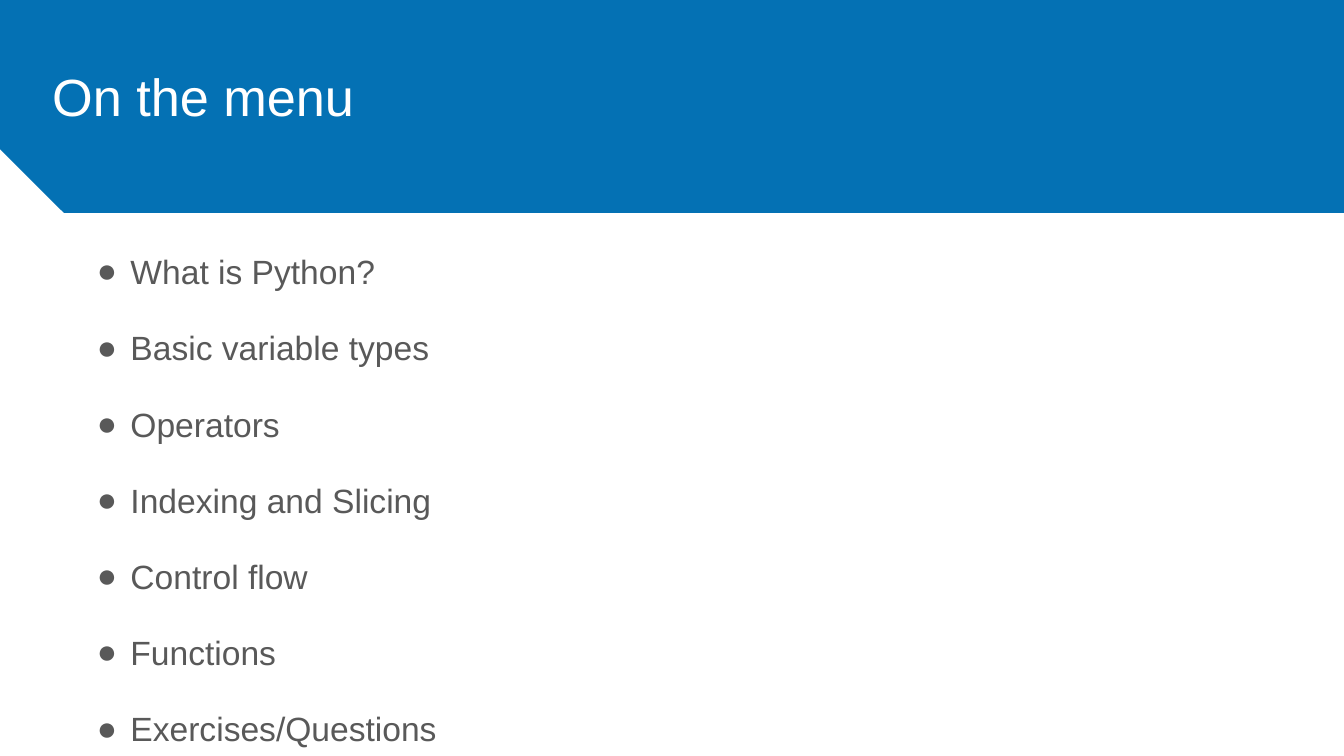
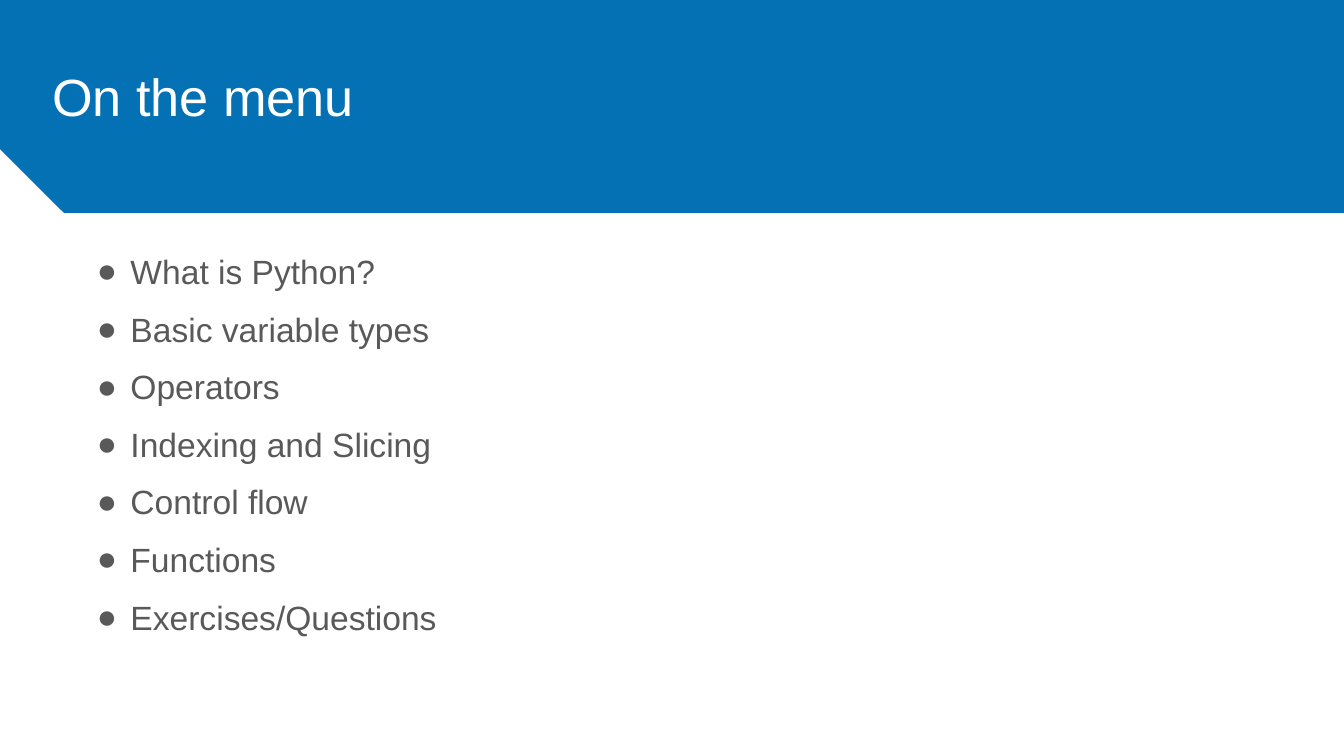
Before and after one commit to ieeeupsb/workshop-python, a slide deck: slide 2 of introPython3.pptx. Drawn at 1344x756 pixels with LibreOffice and Linux fonts; fonts in the diff are those of the drawing. Boxes give left, top, right and bottom in pixels: in the first picture for what was removed or moved away, otherwise in the second. Text is boxed around its words. In the diff, an @@ line names an element or a change of style, - is before the commit and + after.

```diff
--- a/introPython3.pptx
+++ b/introPython3.pptx
@@ text "What is Python?" at box(130, 259, 436, 636): less space between paragraphs @@
```
Also in this commit, not shown: 4 other slides changed.
